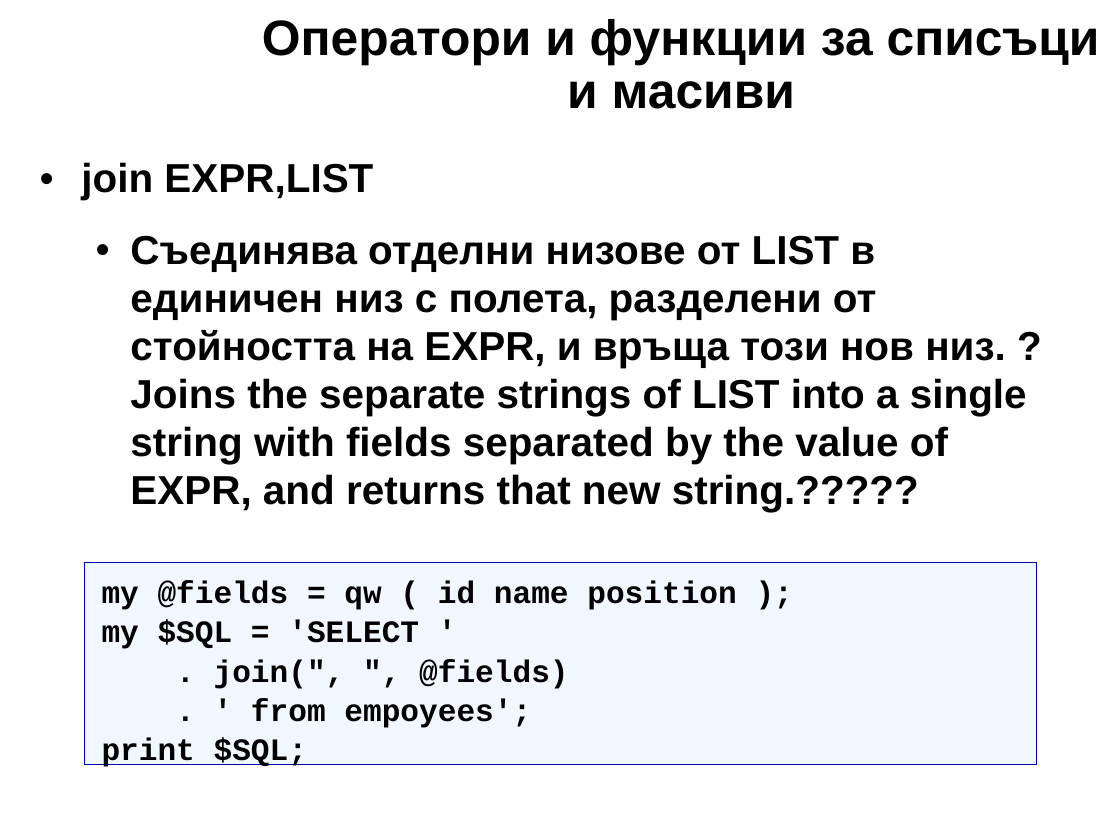
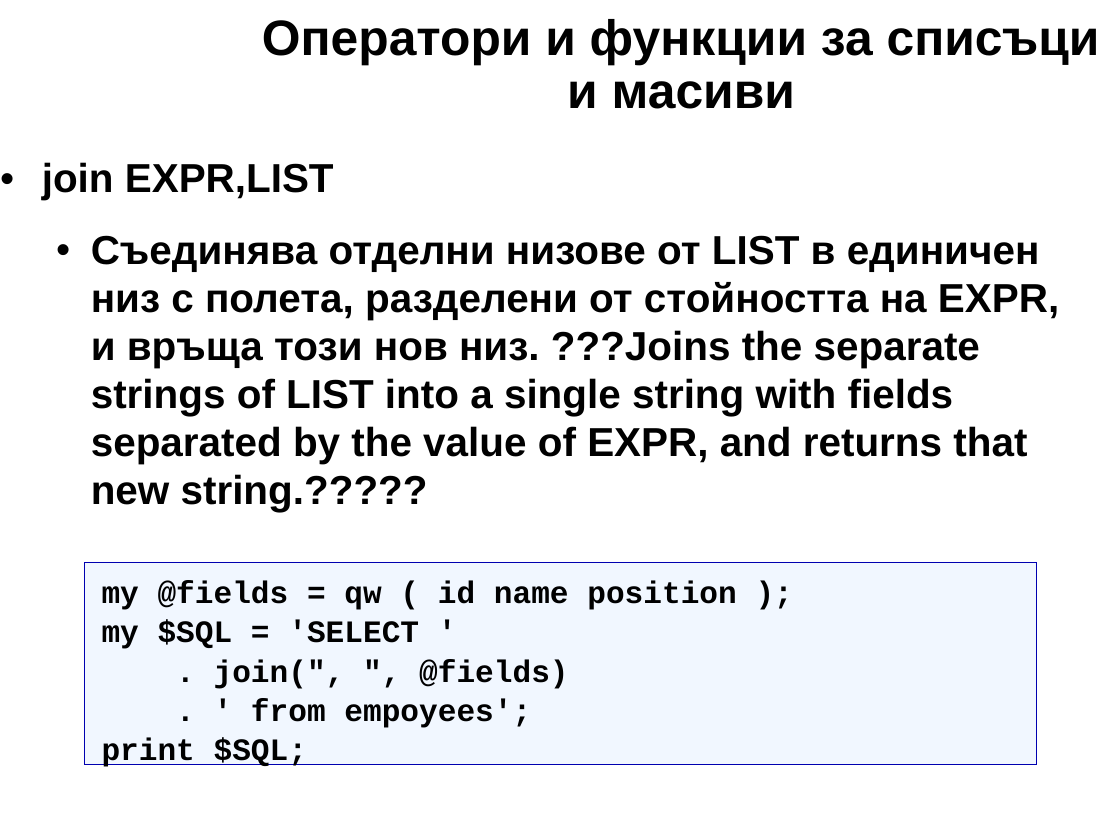
Before and after one commit to kberov/PerlProgrammingCourse, a slide deck: slide 18 of 03_list_and_arrays_bg.odp. Drawn at 1120x840 pixels with LibreOffice and Linux fonts; fonts in the diff are those of the drawing; background and template pictures are left out. Boxes give left, top, right and bottom in pixels: in the first picture for what was removed or moved away, otherwise in the second. Text is boxed around its words. In the diff, an @@ line names an element or a change of style, - is before the commit and + after.

```diff
--- a/03_list_and_arrays_bg.odp
+++ b/03_list_and_arrays_bg.odp
@@ text "join EXPR,LIST": place and size @@
-text "join EXPR,LIST" at bbox=[81, 162, 1027, 512]
+text "join EXPR,LIST" at bbox=[42, 162, 1059, 512]
@@ text at bbox=[91, 235, 1059, 512]: text changed @@
-  • Съединява отделни низове от LIST в единичен низ с полета, разделени от стойността на EXPR, и връща този нов низ. ?Joins the separate strings of LIST into a single string with fields separated by the value of EXPR, and returns that new string.?????
+  • Съединява отделни низове от LIST в единичен низ с полета, разделени от стойността на EXPR, и връща този нов низ. ???Joins the separate strings of LIST into a single string with fields separated by the value of EXPR, and returns that new string.?????
```
Also in this commit, not shown: 2 other slides changed, 2 other files.
